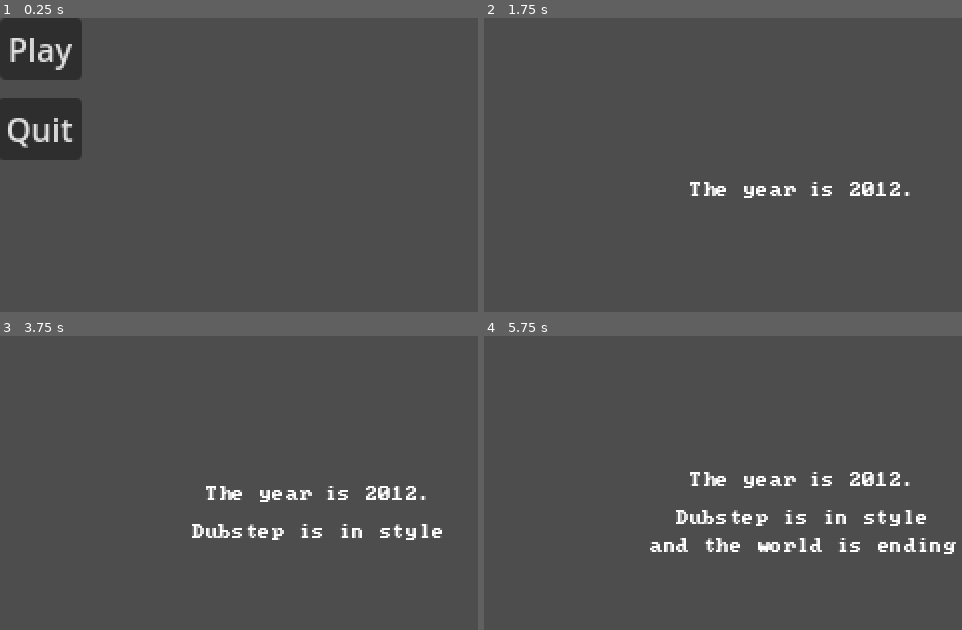
Above: before the commit, frames 1-4 (two rows, left to right).
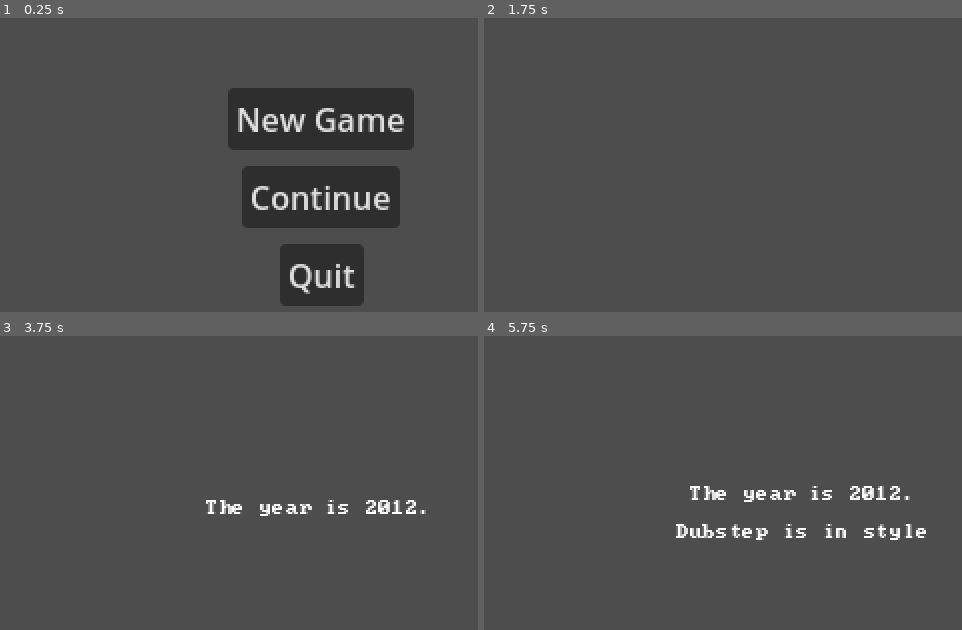
Above: after the commit, the same moments.

Repository: otherotherjosh/RhythmShooter
Game: Godot game, scene res://scenes/menu/main_menu.tscn
Two runs of this game, one before a commit and one after it. Both use one fixed random seed, a clock stepped at 60 frames per second and the inputs below. This scene is started directly instead of the project's main scene.
Inputs (mouse positions are in pixels of both pictures, inside the frame that each line leads up to):
- Up to frame 1 (0.25 s): no input
- Up to frame 2 (1.75 s): click (527, 50) at 0.5 s, where only the run before the commit has a clickable "Play"; click (804, 117) at 1.25 s, where only the run after the commit has a clickable "New Game"
- Up to frame 3 (3.75 s): tap Enter at 2, 3.5 s; move the mouse to (458, 497) at 2.02 s; click (458, 497) at 2.17 s; tap Space at 2.75 s; drag from (191, 532) to (286, 588) at 2.77 s; move the mouse to (382, 435) at 3.52 s; click (382, 435) at 3.67 s
- Up to frame 4 (5.75 s): tap Space at 4.25 s; drag from (770, 588) to (613, 462) at 4.27 s; tap Enter at 5 s; move the mouse to (outside the picture) at 5.02 s; click (outside the picture) at 5.17 s

The runs differ from the first frame. In frame 1, 25% of the frame differs, in the area x 0-87%, y 0-98%; in frame 2, 0.9%; in frame 3, 2.9%; in frame 4, 5.2%.

Commit message:
feat: add new game and continue buttons

Diff:
--- a/scenes/menu/main_menu.gd
+++ b/scenes/menu/main_menu.gd
@@ -2,7 +2,8 @@
 
 
 func _on_button_play() -> void:
-	get_tree().change_scene_to_file("res://scenes/intro/intro.tscn")
+	await get_tree().create_timer(0.1).timeout
+	get_tree().change_scene_to_packed(Global.SCENE_INTRO)
 
 
 func _on_button_quit() -> void:
--- a/scenes/menu/main_menu.tscn
+++ b/scenes/menu/main_menu.tscn
@@ -12,19 +12,51 @@
 grow_vertical = 2
 script = ExtResource("1_nl8w3")
 
-[node name="ButtonPlay" type="Button" parent="."]
-layout_mode = 0
-offset_right = 8.0
-offset_bottom = 8.0
-text = "Play"
+[node name="ButtonNewGame" type="Button" parent="."]
+layout_mode = 1
+anchors_preset = 8
+anchor_left = 0.5
+anchor_top = 0.5
+anchor_right = 0.5
+anchor_bottom = 0.5
+offset_left = -46.5
+offset_top = -55.0
+offset_right = 46.5
+offset_bottom = -24.0
+grow_horizontal = 2
+grow_vertical = 2
+text = "New Game"
+
+[node name="ButtonContinue" type="Button" parent="."]
+layout_mode = 1
+anchors_preset = 8
+anchor_left = 0.5
+anchor_top = 0.5
+anchor_right = 0.5
+anchor_bottom = 0.5
+offset_left = -39.5
+offset_top = -16.0
+offset_right = 39.5
+offset_bottom = 15.0
+grow_horizontal = 2
+grow_vertical = 2
+text = "Continue"
 
 [node name="ButtonQuit" type="Button" parent="."]
-layout_mode = 0
-offset_left = -1.0
-offset_top = 40.0
-offset_right = 41.0
-offset_bottom = 71.0
+layout_mode = 1
+anchors_preset = 8
+anchor_left = 0.5
+anchor_top = 0.5
+anchor_right = 0.5
+anchor_bottom = 0.5
+offset_left = -20.0
+offset_top = 23.0
+offset_right = 22.0
+offset_bottom = 54.0
+grow_horizontal = 2
+grow_vertical = 2
 text = "Quit"
 
-[connection signal="button_up" from="ButtonPlay" to="." method="_on_button_play"]
+[connection signal="button_up" from="ButtonNewGame" to="." method="_on_button_play"]
+[connection signal="button_up" from="ButtonContinue" to="." method="_on_button_play"]
 [connection signal="button_up" from="ButtonQuit" to="." method="_on_button_quit"]
